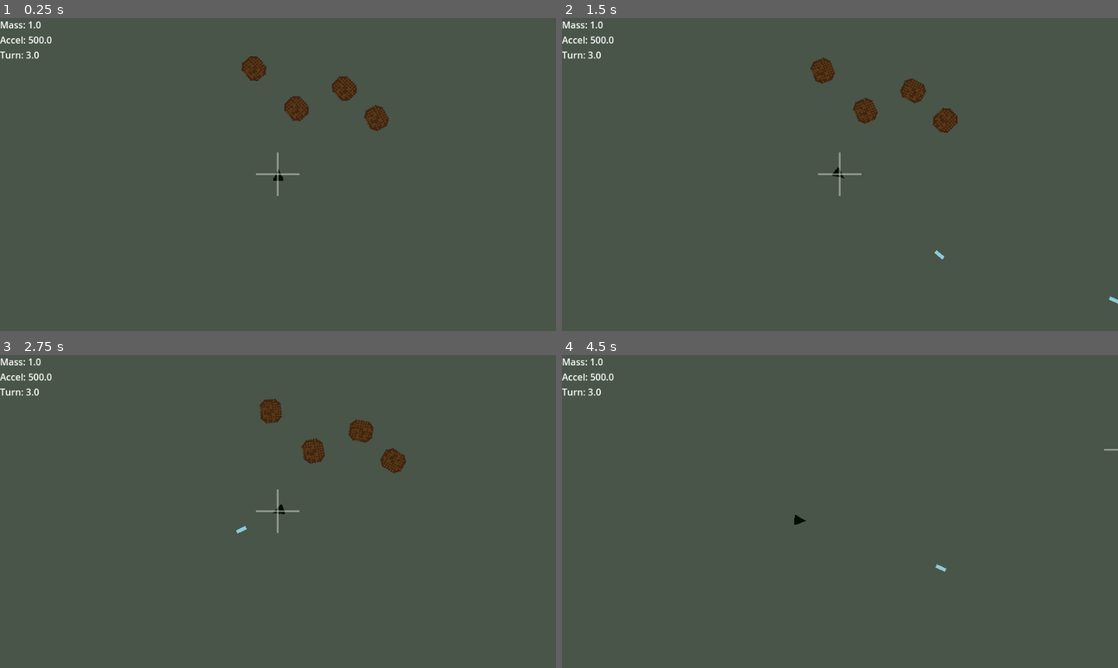
Above: before the commit, frames 1-4 (two rows, left to right).
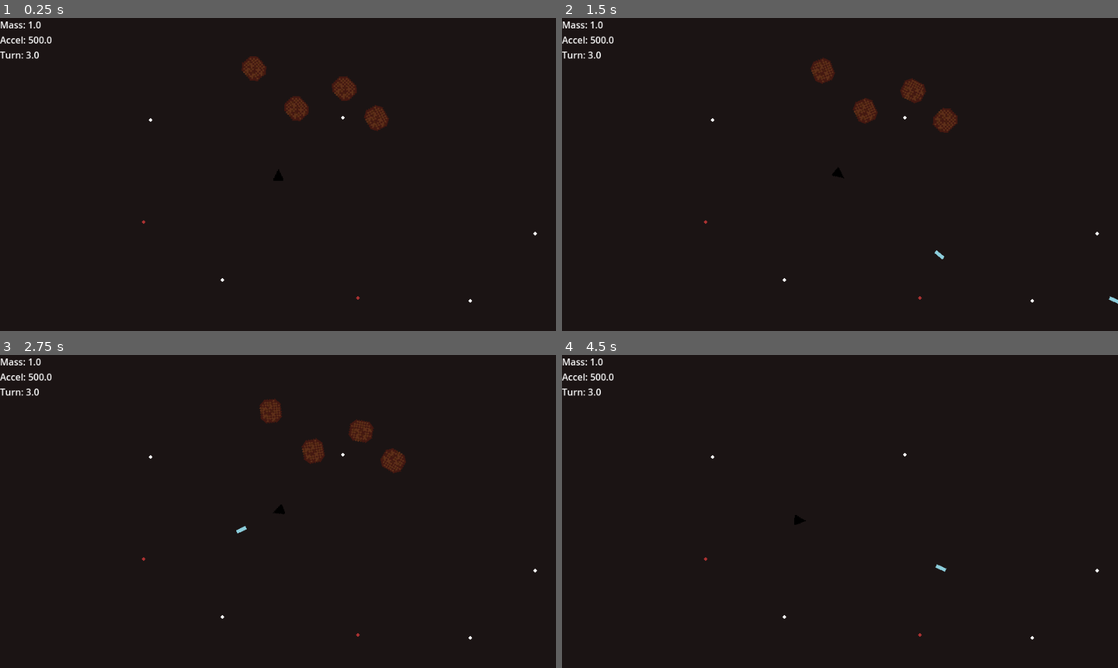
Above: after the commit, the same moments.

Repository: DMAlexander/katamari-asteroids
Game: Godot game, scene res://scenes/levels/test_level.tscn
The game is run twice, just before and just after one commit, with the same random seed, the same clock (stepped at 60 frames per second) and the same inputs.
Inputs:
- Up to frame 1 (0.25 s): no input
- Up to frame 2 (1.5 s): hold D (move_right) 0.53-1.28 s; hold Space (shoot) 0.53-1.28 s; hold S (brake) from 1.28 s (still down); tap Space (shoot) at 1.35 s
- Up to frame 3 (2.75 s): release S (brake) at 2.03 s; hold D (move_right) from 2.03 s (still down); hold Space (shoot) from 2.03 s (still down)
- Up to frame 4 (4.5 s): release D (move_right) at 2.78 s; release Space (shoot) at 2.78 s; hold W (move_forward) 2.78-3.53 s; tap Space (shoot) at 2.85, 4.35 s; hold Space (shoot) 3.53-4.28 s; hold A (move_left) from 3.53 s (still down)

The runs differ from the first frame. In frame 1, 99% of the frame differs, in the area x 0-100%, y 0-100%; in frame 2, 99%; in frame 3, 99%; in frame 4, 100%.

Commit message:
Added basic background to the test level

Diff:
--- a/scenes/arena/arena.gd
+++ b/scenes/arena/arena.gd
@@ -1,7 +1,7 @@
 extends Node2D
 
 @export var size := Vector2(2000, 1200)
-@export var show_debug := true
+@export var show_debug := false
 
 @export var world_drift := Vector2(12, 4)
 
--- a/scenes/debris/debris.gd
+++ b/scenes/debris/debris.gd
@@ -143,3 +143,18 @@
 		if body.mass >= get_ram_requirement():
 
 			call_deferred("destroy")
+
+func get_mass_value():
+
+	match size:
+
+		DebrisSize.SMALL:
+			return 1.0
+
+		DebrisSize.MEDIUM:
+			return 3.0
+
+		DebrisSize.LARGE:
+			return 6.0
+
+	return 1.0
--- a/scenes/levels/test_level.tscn
+++ b/scenes/levels/test_level.tscn
@@ -1,6 +1,8 @@
-[gd_scene load_steps=6 format=3 uid="uid://xriadxufhsx8"]
+[gd_scene load_steps=8 format=3 uid="uid://xriadxufhsx8"]
 
+[ext_resource type="Texture2D" uid="uid://ebr0pbcot7eo" path="res://scenes/levels/BasicSpace1.png" id="1_cyt5c"]
 [ext_resource type="PackedScene" uid="uid://yqfc8kkwk0hx" path="res://scenes/player/Player.tscn" id="1_jbqir"]
+[ext_resource type="PackedScene" uid="uid://doddbbj6gnjee" path="res://scenes/pickups/mass_pickup.tscn" id="2_6xh4u"]
 [ext_resource type="PackedScene" uid="uid://bkao1ywcuegt2" path="res://scenes/debris/debris.tscn" id="2_yautc"]
 [ext_resource type="Script" uid="uid://cuqwumodo758e" path="res://scenes/levels/wave_manager.gd" id="3_fr1um"]
 [ext_resource type="Script" uid="uid://dwo07fh72fpli" path="res://scenes/levels/game_manager.gd" id="4_v45ci"]
@@ -8,14 +10,22 @@
 
 [node name="TestLevel" type="Node2D"]
 
-[node name="Background" type="ColorRect" parent="."]
-z_index = -10
+[node name="CanvasLayer" type="CanvasLayer" parent="."]
+layer = -1
+
+[node name="Background" type="ColorRect" parent="CanvasLayer"]
+visible = false
 anchors_preset = 15
 anchor_right = 1.0
 anchor_bottom = 1.0
 grow_horizontal = 2
 grow_vertical = 2
-color = Color(0.043137256, 0.05882353, 0.101960786, 1)
+color = Color(0.86415356, 0.36714646, 0.85662, 0.6784314)
+
+[node name="TextureRect" type="TextureRect" parent="CanvasLayer"]
+offset_right = 40.0
+offset_bottom = 40.0
+texture = ExtResource("1_cyt5c")
 
 [node name="UI" type="CanvasLayer" parent="."]
 
@@ -31,6 +41,7 @@
 text = "Results:"
 
 [node name="Player" parent="." instance=ExtResource("1_jbqir")]
+mass_pickup_scene = ExtResource("2_6xh4u")
 
 [node name="Debris" parent="." instance=ExtResource("2_yautc")]
 position = Vector2(-28, -122)
--- a/scenes/player/player.gd
+++ b/scenes/player/player.gd
@@ -11,6 +11,7 @@
 # SHOOTING
 # -------------------------
 @export var laser_scene: PackedScene
+@export var mass_pickup_scene: PackedScene
 @export var fire_rate := 0.15
 var can_shoot := true
 
@@ -107,10 +108,72 @@
 	# -------------------------
 	apply_pre_move_bounds()
 	move_and_slide()
+	check_collisions()
 	apply_post_move_bounds()
 	update_camera(delta)
 
-
+func check_collisions():
+
+	for i in get_slide_collision_count():
+
+		var collision = get_slide_collision(i)
+		var collider = collision.get_collider()
+
+		if collider == null:
+			continue
+
+		if collider.has_method("get_mass_value"):
+
+			process_impact(collider)
+
+func process_impact(debris):
+
+	var debris_mass = debris.get_mass_value()
+
+	# compare against player mass
+	var ratio = debris_mass / mass
+
+	# how hard player hit
+	var speed = velocity.length()
+
+	# only punish significant impacts
+	if ratio > 0.35 and speed > 220:
+
+		var loss = ratio * 0.4
+
+		lose_mass(loss)
+
+		# optional bounce
+		velocity *= 0.6
+
+func lose_mass(amount):
+
+	mass = max(1.0, mass - amount)
+
+	update_scale()
+	update_ui()
+	update_magnet()
+
+	spawn_lost_mass(amount)
+
+func spawn_lost_mass(amount):
+
+	var pieces = int(ceil(amount * 3.0))
+
+	for i in range(pieces):
+
+		var pickup = mass_pickup_scene.instantiate()
+
+		get_tree().current_scene.add_child(pickup)
+
+		pickup.global_position = global_position
+
+		pickup.value = amount / pieces
+
+		var angle = randf() * TAU
+		var burst = Vector2.RIGHT.rotated(angle)
+
+		pickup.global_position += burst * randf_range(10, 30)
 # -------------------------
 # MOVEMENT HELPERS
 # -------------------------
Binary file added: scenes/levels/BasicSpace1.png
Not shown, added: scenes/levels/BasicSpace1.png.import
